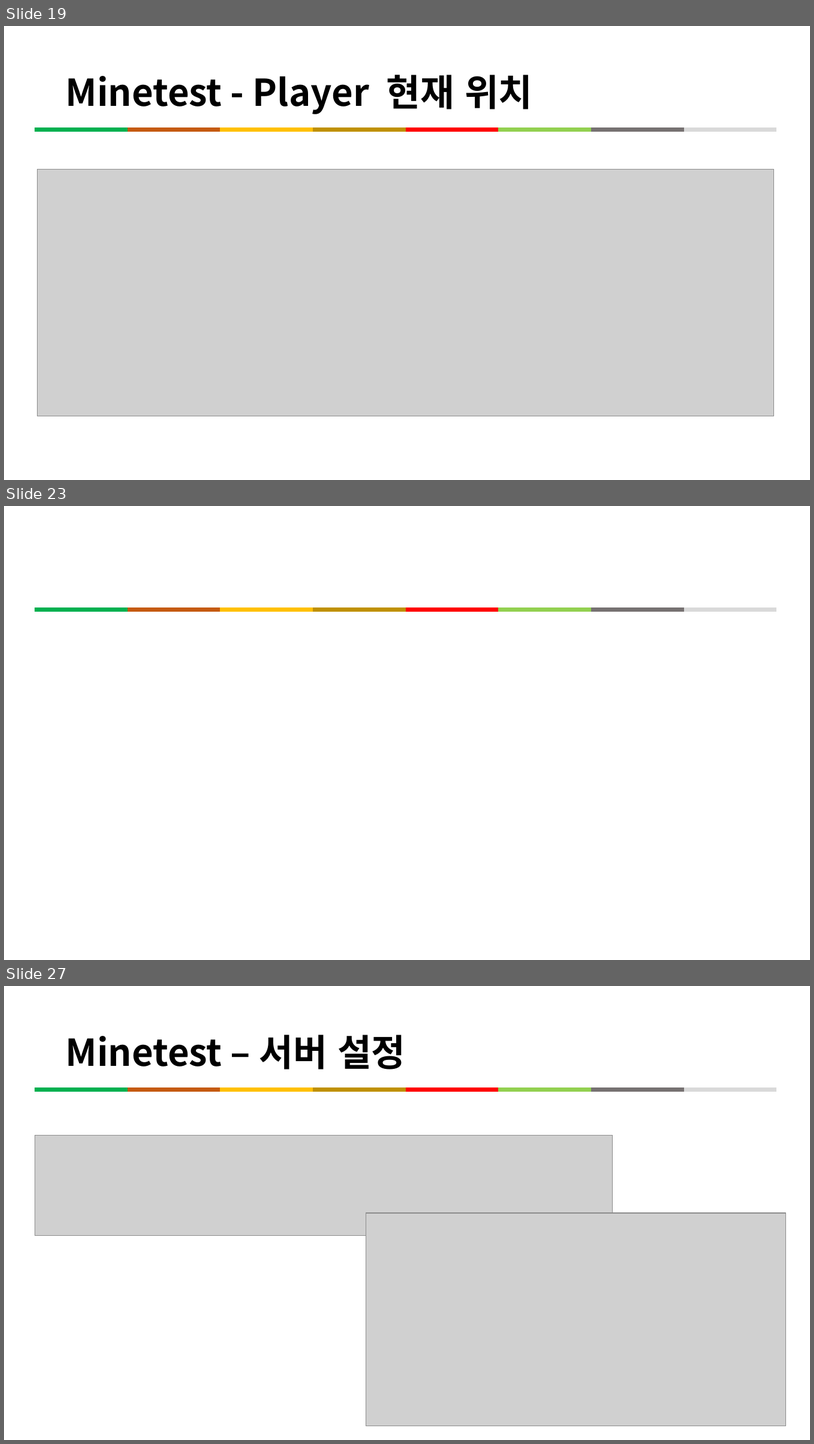
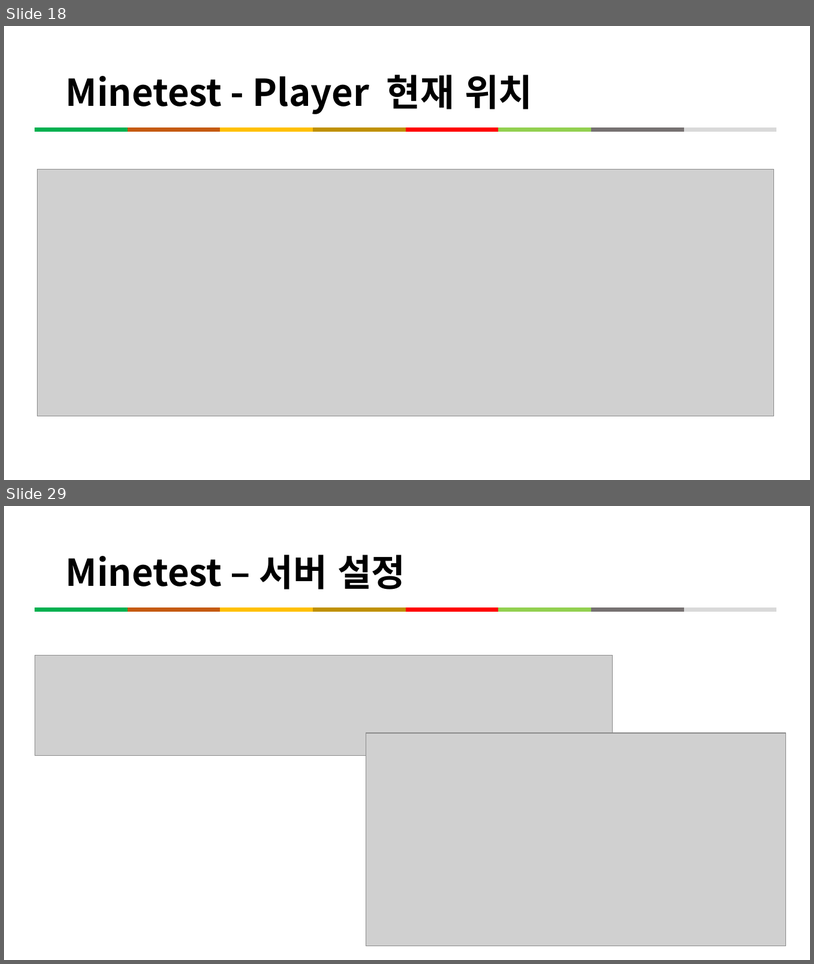
Before and after one commit to kig2929kig/minetest, a slide deck: Minetest와 함께하는 프로그래밍 입문.pptx. Shown one above the other, each under a label of ours: slides 19, 23 and 27 before the commit, slides 18 and 29 after it; the slides between them are not shown. The pictures are 814x1444 and 814x964 pixels, drawn with LibreOffice and Linux fonts; fonts in the diff are those of the drawing; grey boxes stand for pictures. Boxes give left, top, right and bottom in pixels: in the first picture for what was removed or moved away, otherwise in the second. Text is boxed around its words. In the diff, an @@ line names an element or a change of style, - is before the commit and + after.

```diff
--- a/Minetest와 함께하는 프로그래밍 입문.pptx
+++ b/Minetest와 함께하는 프로그래밍 입문.pptx
@@ slide 23 removed at (x1=4, y1=506, x2=810, y2=960), background #FFFFFF @@
@@ line removed from (35, 609) to (128, 609) @@
@@ line removed from (128, 609) to (221, 609) @@
@@ line removed from (221, 609) to (313, 609) @@
@@ line removed from (313, 609) to (405, 609) @@
@@ line removed from (405, 609) to (499, 609) @@
@@ line removed from (499, 609) to (591, 609) @@
@@ line removed from (591, 609) to (684, 609) @@
@@ line removed from (684, 609) to (777, 609) @@
@@ what was slide 19 is now slide 18 @@
@@ what was slide 27 is now slide 29 @@
```
Also in this commit, not shown: 3 slides changed, 8 slides added, 5 other slides removed.
